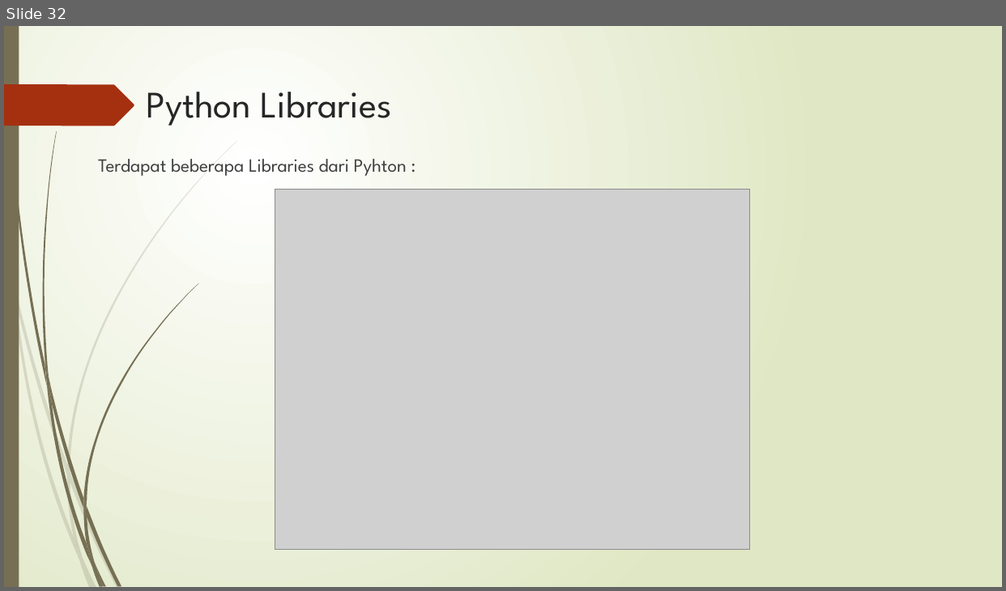
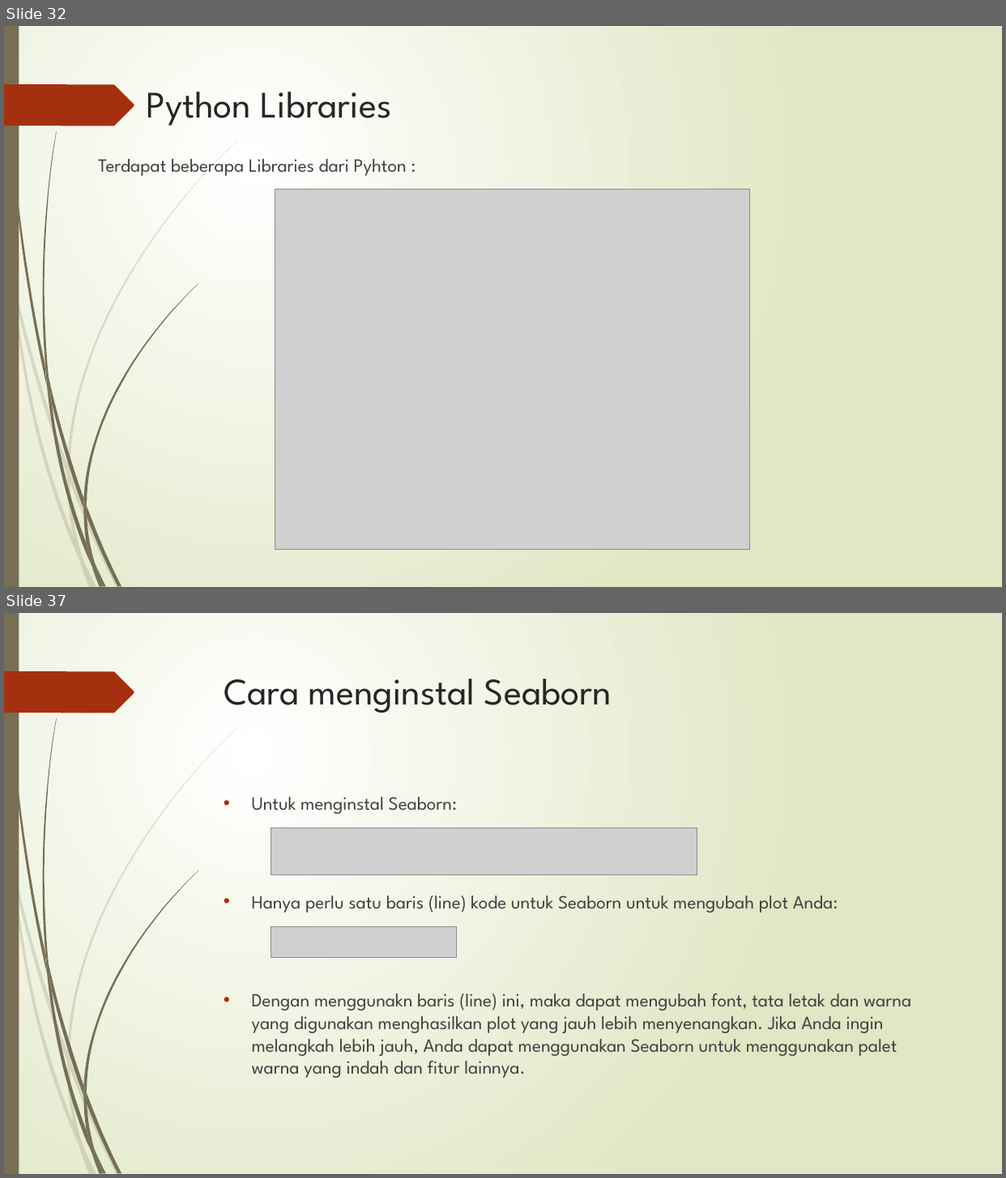
Before and after one commit to givaldonovel/Pengantar-Deep-Learning, a slide deck: Tugas 1/basic python.pptx. Shown one above the other, each under a label of ours: slide 32 before the commit, slides 32 and 37 after it; the slides between them are not shown. The pictures are 1006x591 and 1006x1178 pixels, drawn with LibreOffice and Linux fonts; fonts in the diff are those of the drawing; grey boxes stand for pictures. Boxes give left, top, right and bottom in pixels: in the first picture for what was removed or moved away, otherwise in the second. Text is boxed around its words. In the diff, an @@ line names an element or a change of style, - is before the commit and + after.

```diff
--- a/Tugas 1/basic python.pptx
+++ b/Tugas 1/basic python.pptx
@@ slide 37 added at <box>4,613,1002,1174</box>, background gradient #FFFFFF to #DFE8C4; not listed: 24 template elements that a slide beside it also shows @@
@@ title added at <box>224,679,612,713</box>, 36 pt, text #262626 @@
+Cara menginstal Seaborn
@@ text added at <box>252,797,911,1078</box>, 18 pt, text #404040 @@
+• Untuk menginstal Seaborn:
+• Hanya perlu satu baris (line) kode untuk Seaborn untuk mengubah plot Anda:
+• Dengan menggunakn baris (line) ini, maka dapat mengubah font, tata letak dan warna yang digunakan menghasilkan plot yang jauh lebih menyenangkan. Jika Anda ingin melangkah lebih jauh, Anda dapat menggunakan Seaborn untuk menggunakan palet warna yang indah dan fitur lainnya.
@@ picture added at <box>270,828,697,875</box> @@
@@ picture added at <box>270,926,456,958</box> @@
```
Also in this commit, not shown: 4 other slides added.
